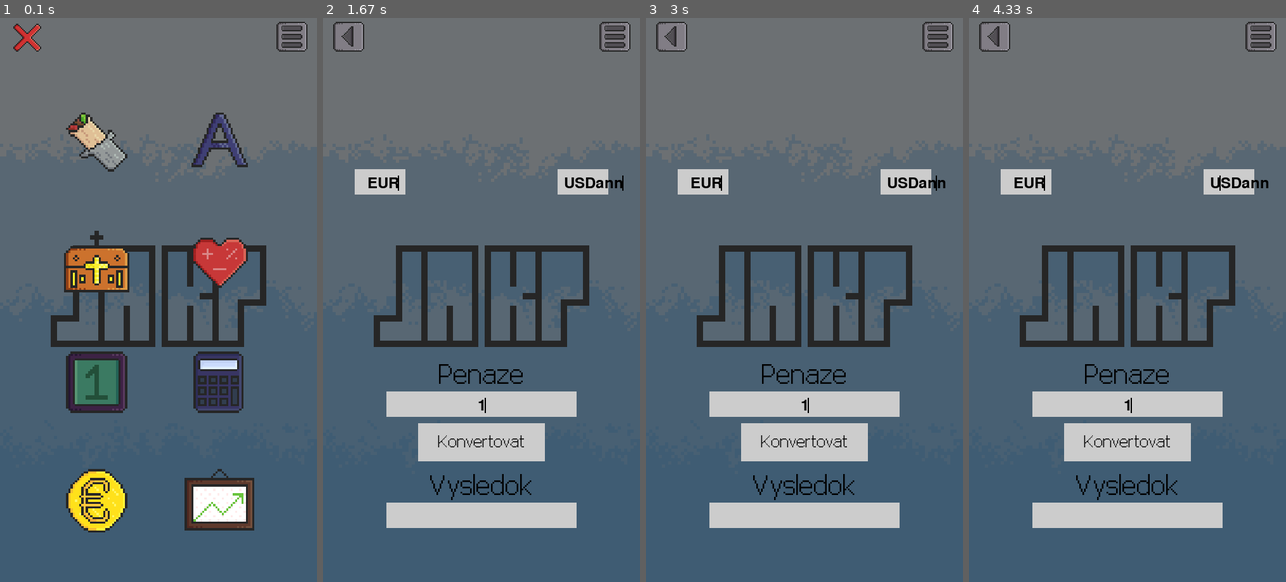
Above: before the commit, frames 1-4 (left to right).
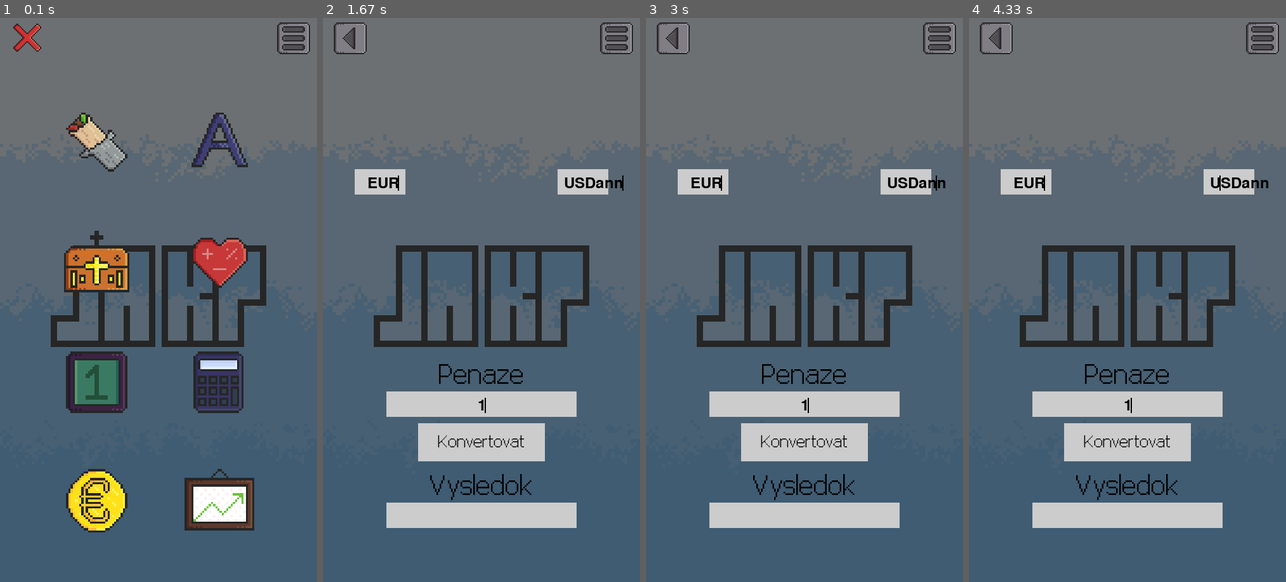
Above: after the commit, the same moments.

Repository: MichalRybecky/JAKP
Game: pygame game, started from main.py
The game is run twice, just before and just after one commit, with the same random seed, the same clock (stepped at 60 frames per second) and the same inputs.
Inputs (mouse positions are in pixels of both pictures, inside the frame that each line leads up to):
- Up to frame 1 (0.1 s): no input
- Up to frame 2 (1.67 s): click (418, 497) at 0.38 s; click "USD" at 0.72 s; type "ann" at 1 s; tap Enter at 1.33, 1.55 s
- Up to frame 3 (3 s): hold Right 1.88-2.35 s; hold Right 2.43-2.9 s; hold Left from 2.93 s (still down)
- Up to frame 4 (4.33 s): release Left at 3.47 s; hold Left 3.5-3.9 s; hold Right from 3.93 s (still down)

The runs differ from the first frame. In frame 1, 0.4% of the frame differs, in the area x 87-98%, y 0-7%; in frame 2, 0.7%, in the area x 3-98%, y 0-7%; in frame 3, 0.7%; in frame 4, 0.7%.

Commit message:
Bug fix: zdeformovany back button is no more

Diff:
--- a/utils/load_assets.py
+++ b/utils/load_assets.py
@@ -16,11 +16,9 @@
 BG = pygame.image.load(os.path.join("assets", "wallpaper-fade.png"))
 BG = pygame.transform.scale(BG, (500, 900))
 MENU = pygame.image.load(os.path.join("assets", "menu.png"))
-MENU = pygame.transform.scale(MENU, (60, 60))
+MENU = pygame.transform.scale(MENU, (65, 65))
 BACK = pygame.image.load(os.path.join("assets", "back.png"))
-BACK = pygame.transform.scale(BACK, (60, 60))
-BACK = pygame.image.load(os.path.join("assets", "back.png"))
-BACK = pygame.transform.scale(BACK, (60, 60))
+BACK = pygame.transform.scale(BACK, (65, 65))
 X = pygame.image.load(os.path.join("assets", "x.png"))
 X = pygame.transform.scale(X, (65, 65))
 ICON = pygame.image.load(os.path.join("assets", "logo-stvorec.png"))
